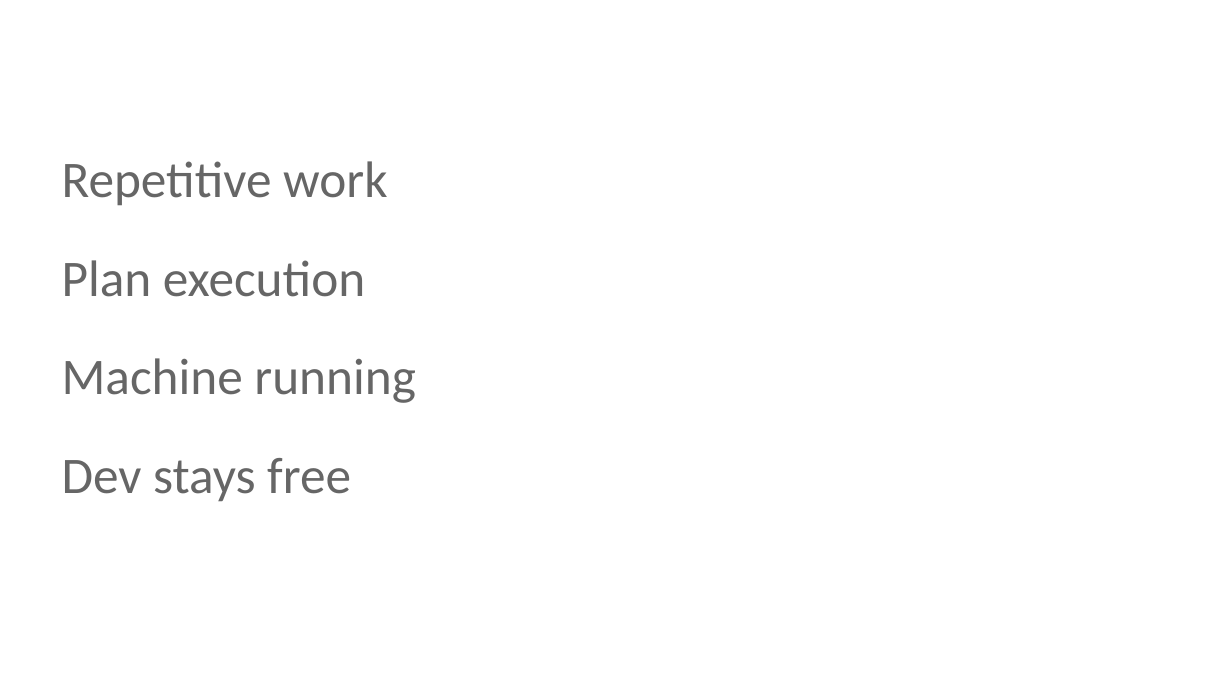
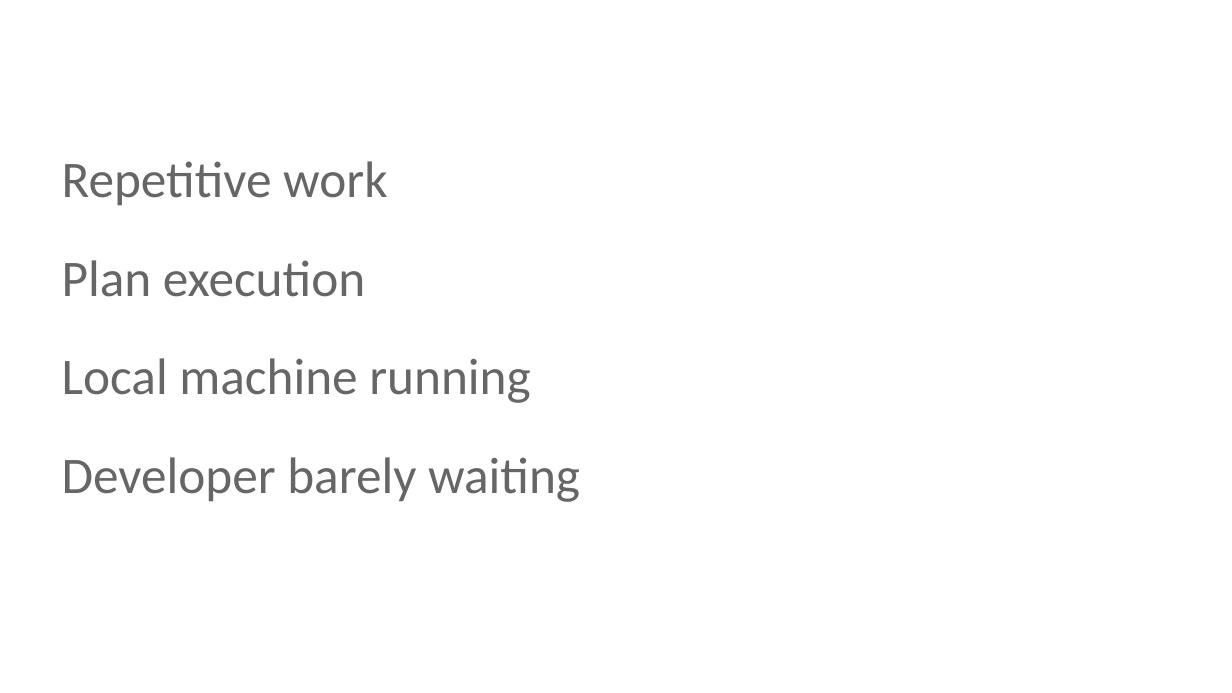
Before and after one commit to smsilva/wasp-agent, a slide deck: slide 7 of docs/presentations/2026-06-15-jira-coding-agent.pptx. Drawn at 1232x693 pixels with LibreOffice and Linux fonts; fonts in the diff are those of the drawing; background and template pictures are left out. Boxes give left, top, right and bottom in pixels: in the first picture for what was removed or moved away, otherwise in the second. Text is boxed around its words. In the diff, an @@ line names an element or a change of style, - is before the commit and + after.

```diff
--- a/docs/presentations/2026-06-15-jira-coding-agent.pptx
+++ b/docs/presentations/2026-06-15-jira-coding-agent.pptx
@@ text at box(62, 358, 530, 403): text changed @@
-Machine running
+Local machine running
@@ text at box(62, 457, 580, 502): text changed @@
-Dev stays free
+Developer barely waiting
```
Also in this commit, not shown: 19 other slides changed.
